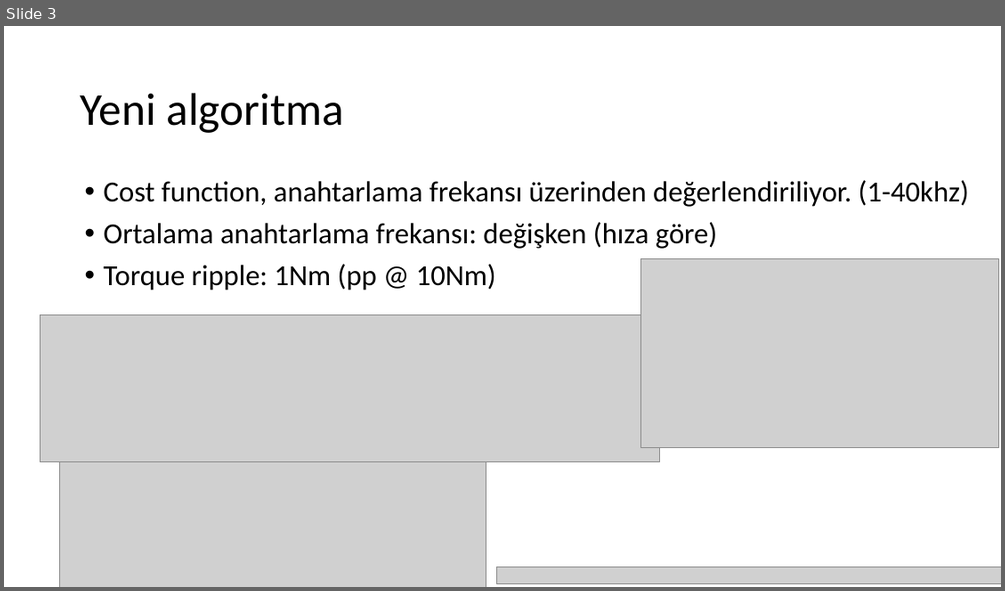
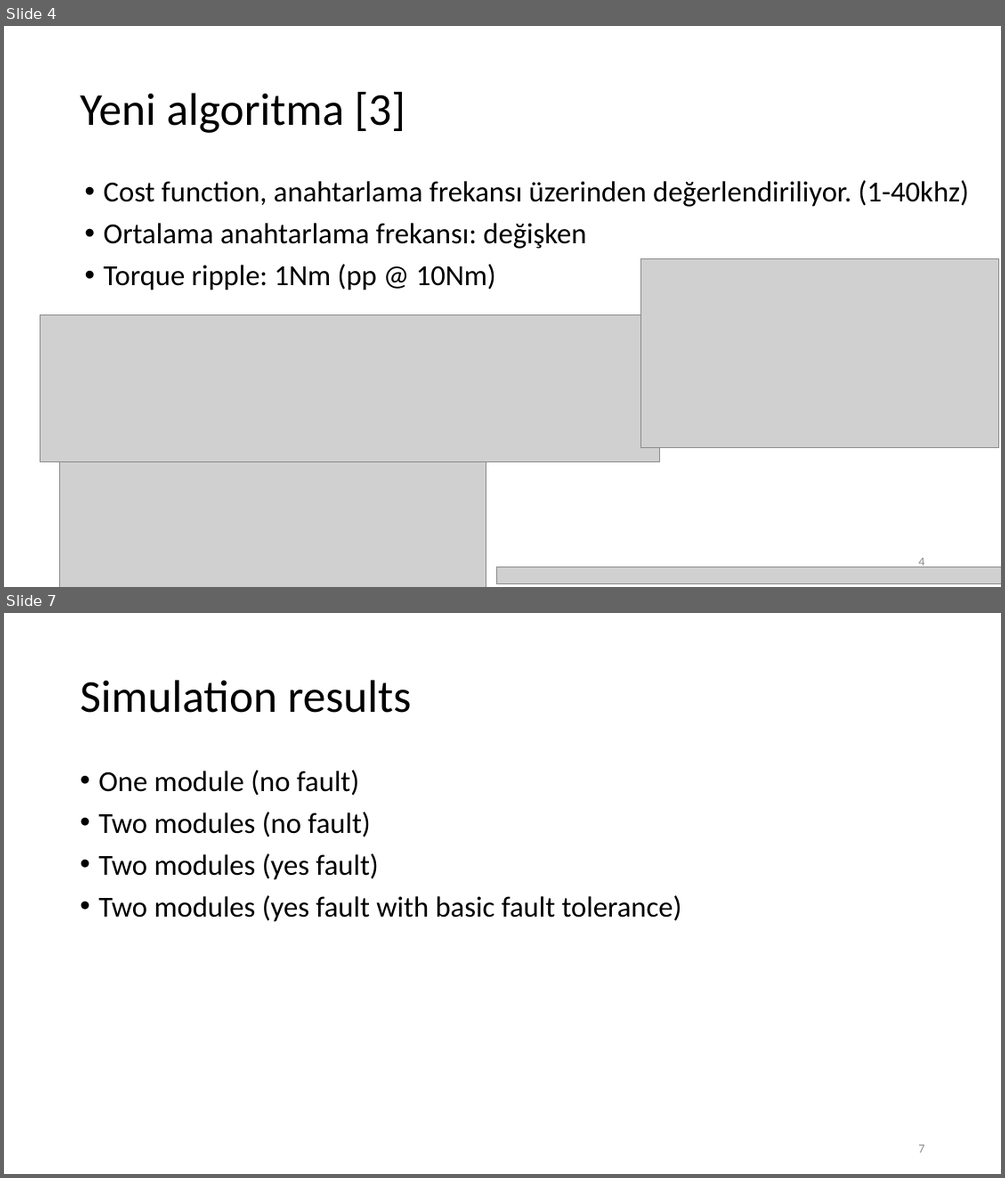
Before and after one commit to hakansrc/fault_tolerant_drives, a slide deck: Simulation/MPC/Sunumlar/MPC_sunum_week35.pptx. Shown one above the other, each under a label of ours: slide 3 before the commit, slides 4 and 7 after it; the slides between them are not shown. The pictures are 1005x591 and 1005x1178 pixels, drawn with LibreOffice and Linux fonts; fonts in the diff are those of the drawing; grey boxes stand for pictures. Boxes give left, top, right and bottom in pixels: in the first picture for what was removed or moved away, otherwise in the second. Text is boxed around its words. In the diff, an @@ line names an element or a change of style, - is before the commit and + after.

Commit message:
presentation for weekly meeting and the simulation results are added

```diff
--- a/Simulation/MPC/Sunumlar/MPC_sunum_week35.pptx
+++ b/Simulation/MPC/Sunumlar/MPC_sunum_week35.pptx
@@ slide 7 added at <box>4,613,1001,1174</box>, background #FFFFFF @@
@@ title added at <box>80,680,412,713</box>, 44 pt, text #000000 @@
+Simulation results
@@ text added at <box>98,770,682,922</box>, 28 pt, text #000000 @@
+• One module (no fault)
+• Two modules (no fault)
+• Two modules (yes fault)
+• Two modules (yes fault with basic fault tolerance)
@@ page number added at <box>918,1144,924,1152</box>, 12 pt, text #8C8C8C @@
+7
@@ what was slide 3 is now slide 4 @@
@@ slide 4 changed as well @@
@@ title at <box>80,92,405,133</box>: text changed @@
-Yeni algoritma
+Yeni algoritma [3]
@@ text at <box>104,223,586,248</box>: text changed @@
-• Ortalama anahtarlama frekansı: değişken (hıza göre)
+• Ortalama anahtarlama frekansı: değişken
@@ page number added at <box>918,557,924,567</box>, 12 pt, text #8C8C8C @@
+4
```
Also in this commit, not shown: 2 other slides changed, 14 other slides added, 2 slides removed, 9 other files.
